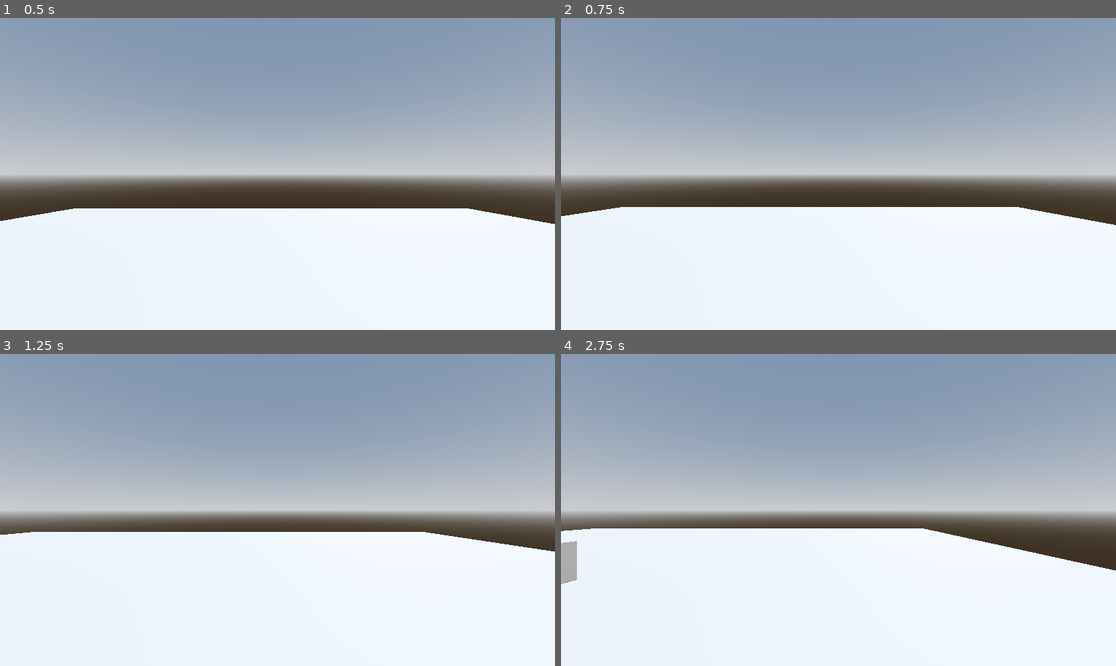
Above: before the commit, frames 1-4 (two rows, left to right).
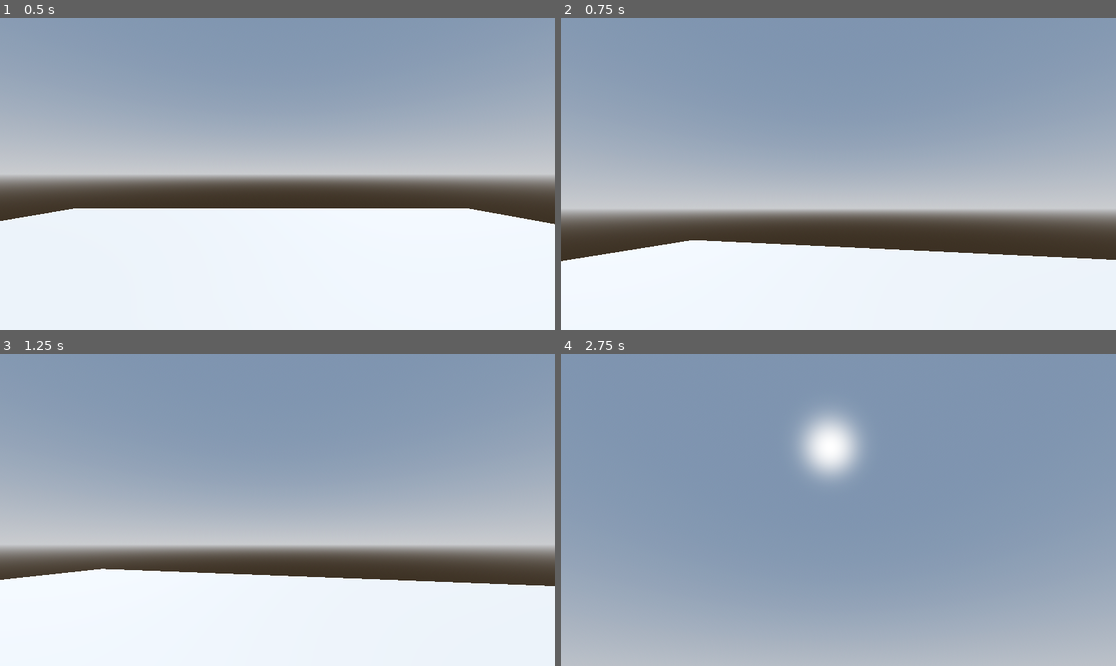
Above: after the commit, the same moments.

Repository: DudeDev00/fps-movement
Game: Godot game, scene res://test-scene/test_scene.tscn
Same seed, same stepped clock (60 frames per second), same inputs: the game is played once before the commit and once after it.
Inputs (mouse positions are in pixels of both pictures, inside the frame that each line leads up to):
- Up to frame 1 (0.5 s): no input
- Up to frame 2 (0.75 s): tap Enter at 0.5 s; move the mouse to (960, 158) at 0.52 s; hold Right (right) from 0.53 s (still down)
- Up to frame 3 (1.25 s): keep holding Right (right); tap Space (jump) at 0.77 s
- Up to frame 4 (2.75 s): move the mouse to (727, 525) at 1.27 s; release Right (right) at 1.28 s; hold Down (down) 1.28-2.03 s; tap Space (jump) at 1.52 s; move the mouse to (894, 441) at 2.02 s; hold Right (right) from 2.03 s (still down)

Frame 1 is identical in both runs. In frame 2, 29% of the frame differs, in the area x 0-100%, y 39-78%; in frame 3, 26%; in frame 4, 73%, in the area x 0-100%, y 19-100%.

Commit message:
camera rotations script added

Diff:
--- /dev/null
+++ b/player/camera.gd
@@ -0,0 +1,33 @@
+extends Camera3D
+
+var look_input : Vector2 = Vector2()
+@export var turn_rate : float = 200
+
+var mouse_input : Vector2 = Vector2()
+@export var mouse_sensitivity : float = 0.3
+
+
+# Called when the node enters the scene tree for the first time.
+func _ready() -> void:
+	Input.mouse_mode = Input.MOUSE_MODE_CAPTURED
+
+# Called every frame. 'delta' is the elapsed time since the previous frame.
+func _process(delta: float) -> void:
+	look_input = Input.get_vector("view_left", "view_right", "view_down", "view_up")
+	look_input *= turn_rate * delta
+	look_input += mouse_input
+	mouse_input = Vector2()
+
+	rotation_degrees.x += look_input.y
+	rotation_degrees.y += look_input.x
+
+	rotation_degrees.x = clampf(rotation_degrees.x, -60, 80)
+
+func _input(event: InputEvent) -> void:
+	if event is InputEventMouseMotion:
+		mouse_input = event.relative * -mouse_sensitivity
+	elif event is InputEventKey and event.keycode == KEY_ESCAPE and event.pressed:
+		if Input.mouse_mode == Input.MOUSE_MODE_CAPTURED:
+			Input.mouse_mode = Input.MOUSE_MODE_VISIBLE
+		elif Input.mouse_mode == Input.MOUSE_MODE_VISIBLE:
+			Input.mouse_mode = Input.MOUSE_MODE_CAPTURED
--- a/player/player.tscn
+++ b/player/player.tscn
@@ -1,6 +1,7 @@
-[gd_scene load_steps=3 format=3 uid="uid://d0o311c4ud6cr"]
+[gd_scene load_steps=4 format=3 uid="uid://d0o311c4ud6cr"]
 
 [ext_resource type="Script" uid="uid://bvl16u6ttaya1" path="res://player/player.gd" id="1_oul6g"]
+[ext_resource type="Script" uid="uid://dove1qgrrl1u2" path="res://player/camera.gd" id="2_rkbax"]
 
 [sub_resource type="CapsuleShape3D" id="CapsuleShape3D_kqu6x"]
 
@@ -14,3 +15,4 @@
 
 [node name="camera" type="Camera3D" parent="."]
 transform = Transform3D(1, 0, 0, 0, 0.99999994, 0, 0, 0, 0.99999994, 0, 0.8, 0)
+script = ExtResource("2_rkbax")
--- a/project.godot
+++ b/project.godot
@@ -46,3 +46,23 @@
 "events": [Object(InputEventKey,"resource_local_to_scene":false,"resource_name":"","device":-1,"window_id":0,"alt_press …(191 unchanged characters)…
 ]
 }
+view_left={
+"deadzone": 0.2,
+"events": [Object(InputEventJoypadMotion,"resource_local_to_scene":false,"resource_name":"","device":-1,"axis":2,"axis_value":-1.0,"script":null)
+]
+}
+view_right={
+"deadzone": 0.2,
+"events": [Object(InputEventJoypadMotion,"resource_local_to_scene":false,"resource_name":"","device":-1,"axis":2,"axis_value":1.0,"script":null)
+]
+}
+view_up={
+"deadzone": 0.2,
+"events": [Object(InputEventJoypadMotion,"resource_local_to_scene":false,"resource_name":"","device":-1,"axis":3,"axis_value":-1.0,"script":null)
+]
+}
+view_down={
+"deadzone": 0.2,
+"events": [Object(InputEventJoypadMotion,"resource_local_to_scene":false,"resource_name":"","device":-1,"axis":3,"axis_value":1.0,"script":null)
+]
+}
--- a/test-scene/test_scene.tscn
+++ b/test-scene/test_scene.tscn
@@ -37,3 +37,7 @@
 [node name="CSGBox3D2" type="CSGBox3D" parent="CSGCombiner3D"]
 transform = Transform3D(-4.371139e-08, -1, 0, 1, -4.371139e-08, 0, 0, 0, 1, -1, 0.49999997, 3)
 size = Vector3(1, 3, 9)
+
+[node name="CSGBox3D3" type="CSGBox3D" parent="CSGCombiner3D"]
+transform = Transform3D(-4.371139e-08, -1, 0, 1, -4.371139e-08, 0, 0, 0, 1, -12.124955, 3, 3)
+size = Vector3(6, 1, 9)
Not shown, added: player/camera.gd.uid
